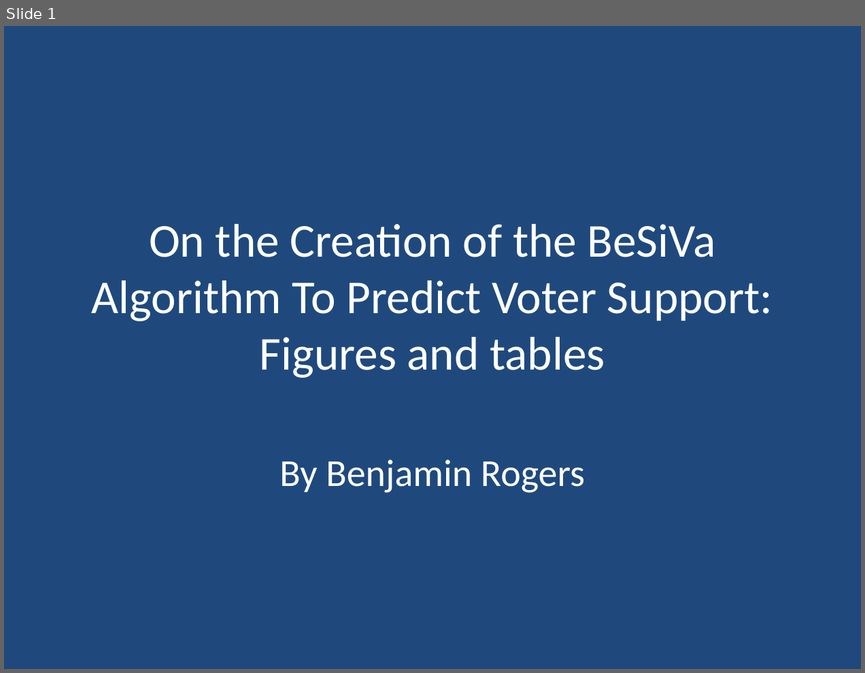
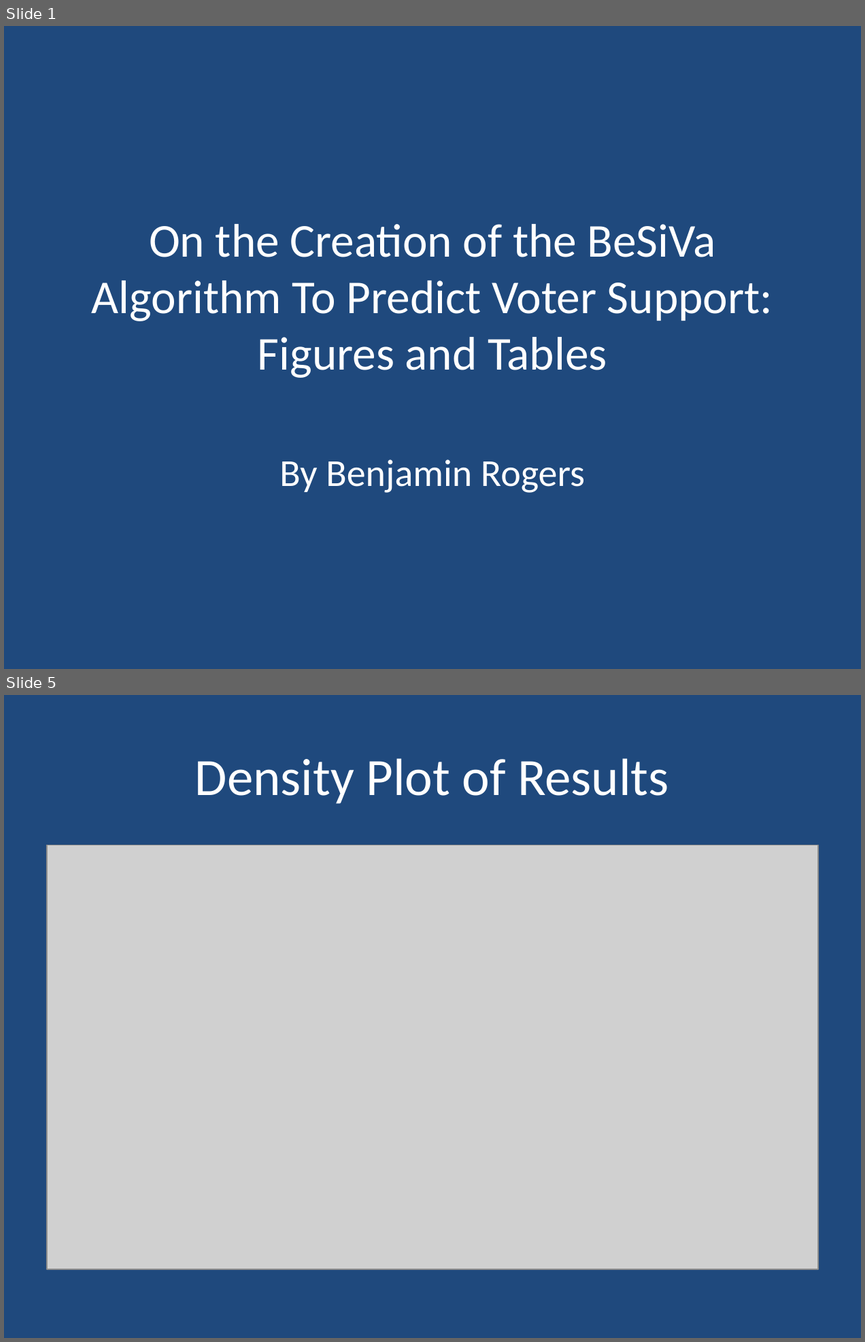
Before and after one commit to kingofkung/bjrThesis, a slide deck: Ben R Thesis Figures.pptx. Shown one above the other, each under a label of ours: slide 1 before the commit, slides 1 and 5 after it; the slides between them are not shown. The pictures are 865x673 and 865x1342 pixels, drawn with LibreOffice and Linux fonts; fonts in the diff are those of the drawing; grey boxes stand for pictures. Boxes give left, top, right and bottom in pixels: in the first picture for what was removed or moved away, otherwise in the second. Text is boxed around its words. In the diff, an @@ line names an element or a change of style, - is before the commit and + after.

```diff
--- a/Ben R Thesis Figures.pptx
+++ b/Ben R Thesis Figures.pptx
@@ slide 5 added at box(4, 695, 861, 1338), background #1F497D @@
@@ title added at box(195, 758, 669, 804), 44 pt, text #FFFFFF @@
+Density Plot of Results
@@ picture added at box(47, 845, 818, 1269) @@
@@ slide 1 changed as well @@
@@ title at box(92, 224, 772, 378): text changed @@
-On the Creation of the BeSiVa Algorithm To Predict Voter Support:
-Figures and tables
+On the Creation of the BeSiVa Algorithm To Predict Voter Support:
+Figures and Tables
```
Also in this commit, not shown: 3 other slides added, 5 other files.
